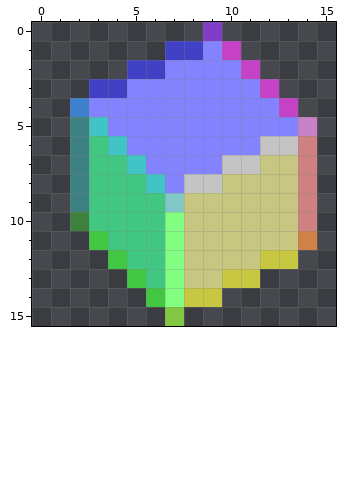
Two states of a pixel-art sprite, build/bin/sprites/player_idle_normalmap.png. The first picture shows the starting point.
The file is 16x16 pixels.
And afterwards:
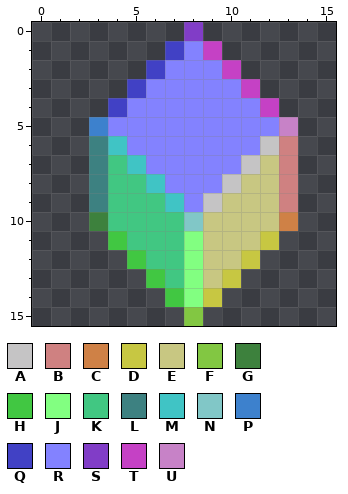
Palette (. is transparent): A #c5c4c5  B #cf8181  C #cf8146  D #c7c742  E #c8c782  F #82c742  G #3d813d  H #41c742  J #82ff81  K #41c782  L #3d8181  M #40c4c5  N #81c7c7  P #3d81cd  Q #4141c5  R #8382ff  S #813dc7  T #c541c5  U #c782c7
The edit:
@@ x 0..15 @@
- 0 .........S......
- 1 .......QQRT.....
- 2 .....QQRRRRT....
- 3 ...QQRRRRRRRT...
- 4 ..PRRRRRRRRRRT..
- 5 ..LMRRRRRRRRRRU.
- 6 ..LKMRRRRRRRAAB.
- 7 ..LKKMRRRRAAEEB.
- 8 ..LKKKMRAAEEEEB.
- 9 ..LKKKKNEEEEEEB.
-10 ..GKKKKJEEEEEEB.
-11 ...HKKKJEEEEEEC.
-12 ....HKKJEEEEDD..
-13 .....HKJEEDD....
-14 ......HJDD......
-15 .......F........
+ 0 ........S.......
+ 1 .......QRT......
+ 2 ......QRRRT.....
+ 3 .....QRRRRRT....
+ 4 ....QRRRRRRRT...
+ 5 ...PRRRRRRRRRU..
+ 6 ...LMRRRRRRRAB..
+ 7 ...LKMRRRRRAEB..
+ 8 ...LKKMRRRAEEB..
+ 9 ...LKKKMRAEEEB..
+10 ...GKKKKNEEEEC..
+11 ....HKKKJEEED...
+12 .....HKKJEED....
+13 ......HKJED.....
+14 .......HJD......
+15 ........F.......
Boxes around the changes in both pictures, in picture pixels (x1, y1, x2, y2):
changed: (70, 22, 317, 326)
